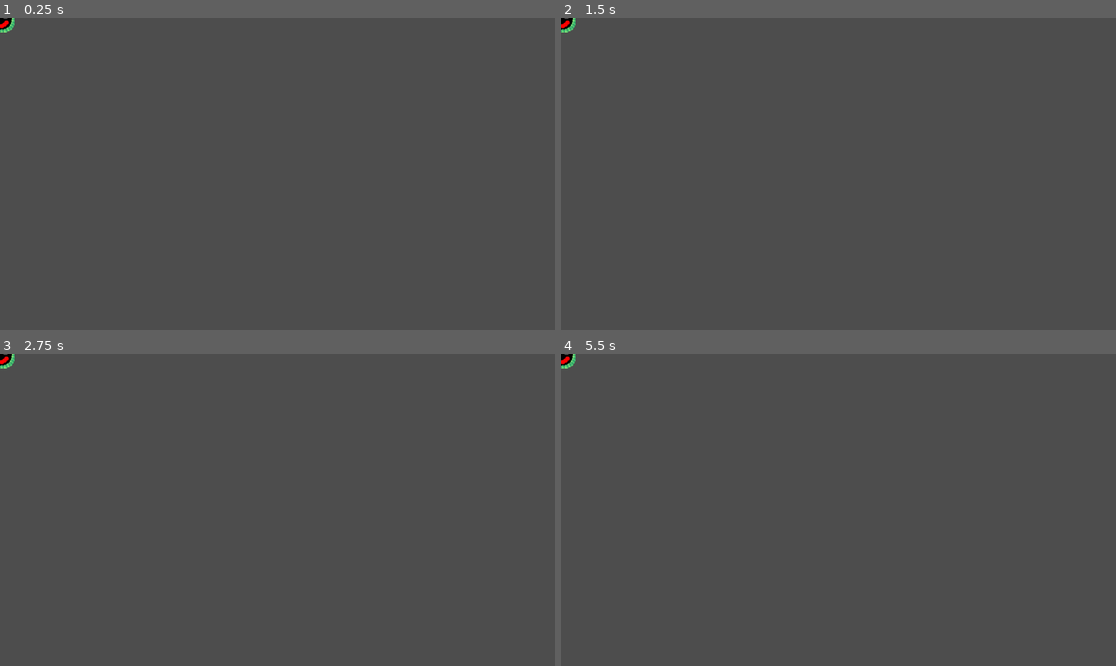
Above: before the commit, frames 1-4 (two rows, left to right).
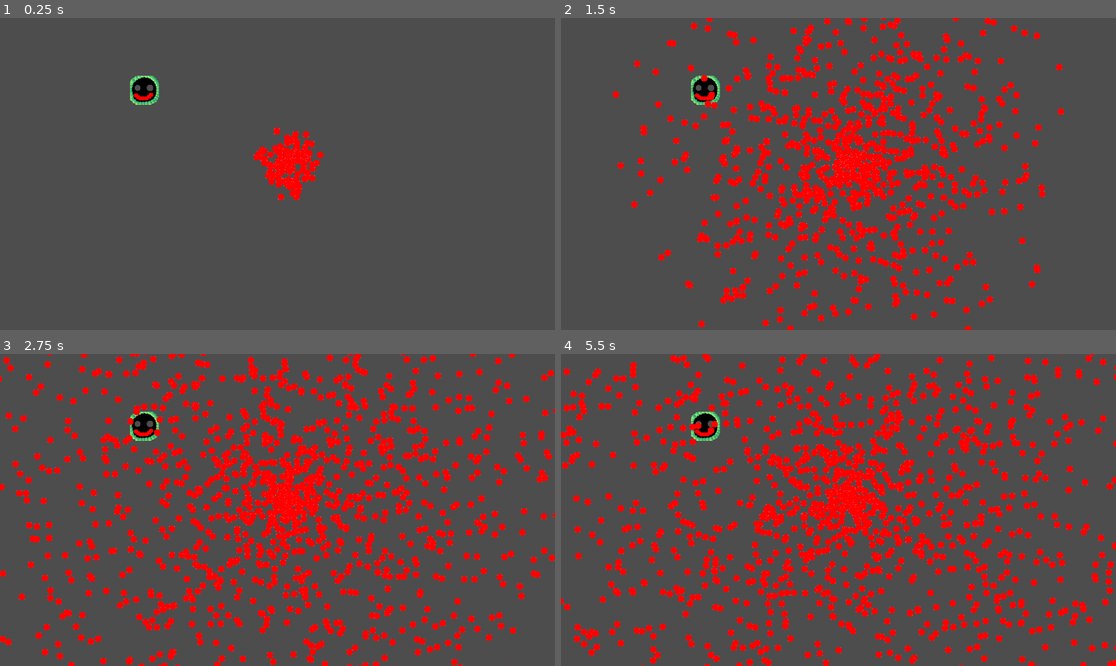
Above: after the commit, the same moments.

Repository: Antoine-Lagache/GameJam_2025
Game: Godot game, scene res://scene/mechant.tscn
The game is run twice, just before and just after one commit, with the same random seed, the same clock (stepped at 60 frames per second) and the same inputs. Before the commit the project has no main scene; this scene is started directly in both runs.
Inputs:
- Up to frame 1 (0.25 s): no input
- Up to frame 2 (1.5 s): hold Right (right) 0.53-1.28 s; hold Down (down) from 1.28 s (still down)
- Up to frame 3 (2.75 s): release Down (down) at 2.03 s; hold Right (right) from 2.03 s (still down)
- Up to frame 4 (5.5 s): release Right (right) at 2.78 s; hold Up (up) 2.78-3.53 s; hold Left (left) 3.53-5.03 s; hold Down (down) from 5.03 s (still down)

The runs differ from the first frame. In frame 1, 1.9% of the frame differs, in the area x 0-59%, y 0-59%; in frame 2, 14%; in frame 3, 20%; in frame 4, 20%, in the area x 0-100%, y 0-100%.

Commit message:
made bad guy shoot

Diff:
--- a/gamejame/project.godot
+++ b/gamejame/project.godot
@@ -11,6 +11,7 @@
 [application]
 
 config/name="GameJame"
+run/main_scene="uid://5kfsarhxidag"
 config/features=PackedStringArray("4.4", "Forward Plus")
 config/icon="res://icon.svg"
 
--- a/gamejame/scene/mechant.tscn
+++ b/gamejame/scene/mechant.tscn
@@ -1,23 +1,25 @@
-[gd_scene load_steps=4 format=3 uid="uid://buqc2qb5ffm8d"]
+[gd_scene load_steps=4 format=3 uid="uid://5kfsarhxidag"]
 
 [ext_resource type="Texture2D" uid="uid://b84o0xaklfcsc" path="res://sprites/mechant.png" id="1_to7ja"]
-[ext_resource type="Script" path="res://script/mechant.gd" id="2_7bvp0"]
+[ext_resource type="Script" uid="uid://db1rl4it33xcl" path="res://script/mechant.gd" id="2_7bvp0"]
 
 [sub_resource type="CircleShape2D" id="CircleShape2D_7bvp0"]
 radius = 47.0425
 
 [node name="mechant" type="Node2D"]
+script = ExtResource("2_7bvp0")
 
 [node name="Sprite2D" type="Sprite2D" parent="."]
 texture = ExtResource("1_to7ja")
 
 [node name="RigidBody2D" type="RigidBody2D" parent="."]
-script = ExtResource("2_7bvp0")
 
 [node name="CollisionShape2D" type="CollisionShape2D" parent="RigidBody2D"]
 position = Vector2(0, 1)
 shape = SubResource("CircleShape2D_7bvp0")
 
 [node name="Timer" type="Timer" parent="."]
+wait_time = 0.001
+autostart = true
 
-[connection signal="timeout" from="Timer" to="RigidBody2D" method="_on_timer_timeout"]
+[connection signal="timeout" from="Timer" to="." method="_on_timer_timeout"]
--- a/gamejame/script/mechant.gd
+++ b/gamejame/script/mechant.gd
@@ -1,17 +1,21 @@
-extends RigidBody2D
+extends Node2D
 
-var x
-var y
 
-@onready var bullet = "res://scene/bullet.tscn"
+@onready var bullet = load("res://scene/bullet.tscn")
 
 
 func _ready():
-	pass
+	position = Vector2(500, 250)
 
 func _physics_process(delta: float) -> void:
+	print(len(get_children()))
 	pass
 
 
 func _on_timer_timeout() -> void:
-	add_child(bullet.instantiate())
+	for i in range(10):
+		var new_bullet = bullet.instantiate()
+		new_bullet.global_position = global_position
+		new_bullet.speed = randf_range(5, 10)
+		new_bullet.direction = randf_range(0, 2 * PI)
+		add_child(new_bullet)
